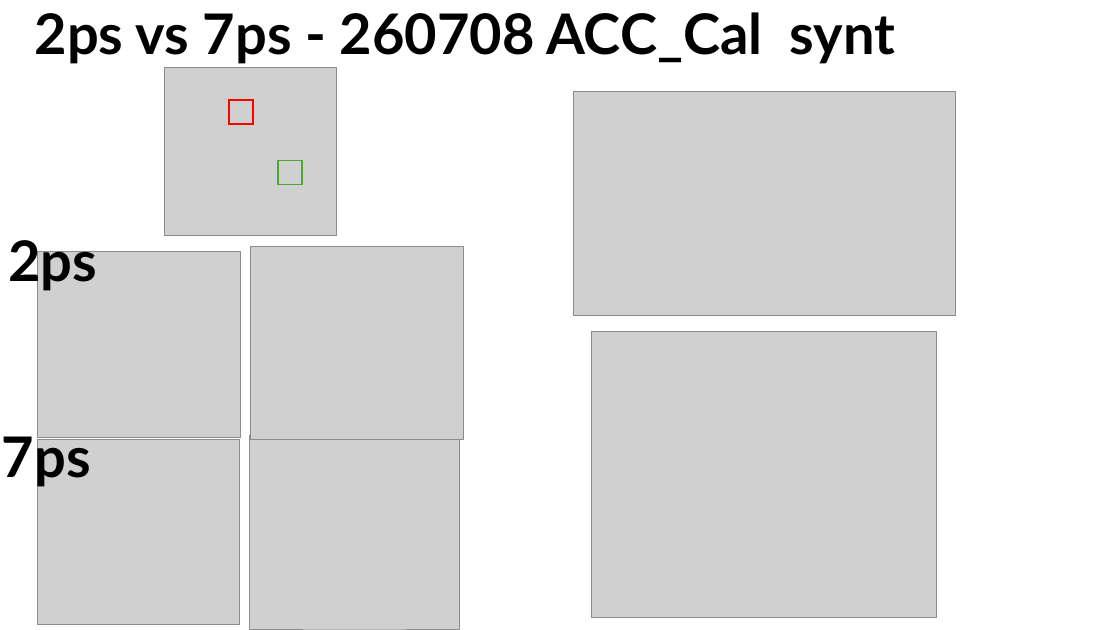
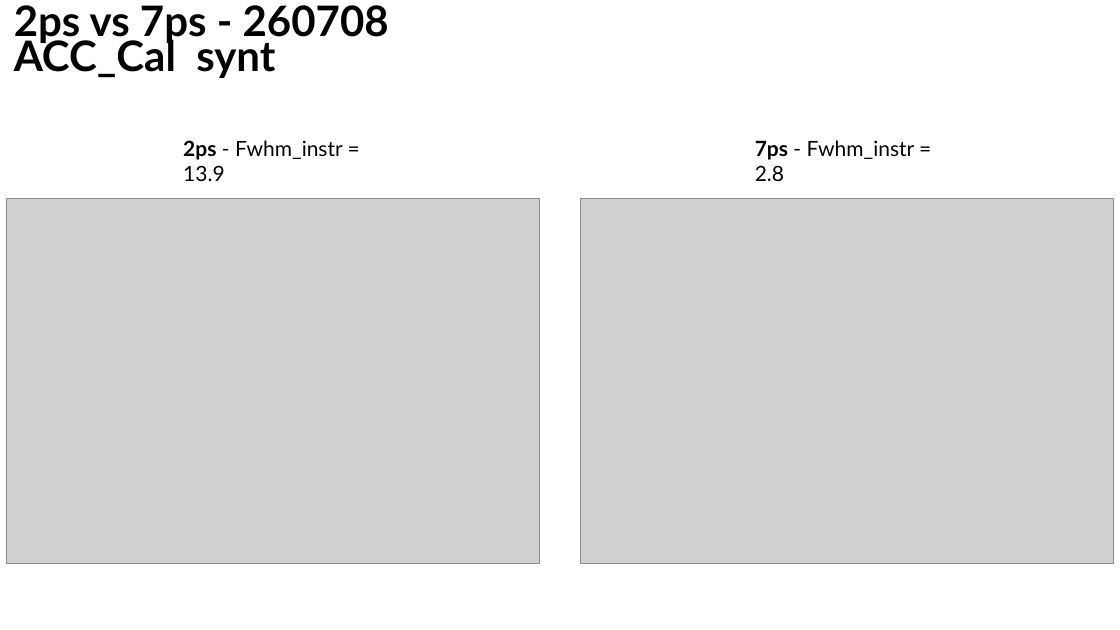
Before and after one commit to sachabuc/SRS_analysis, a slide deck: slide 9 of meetings/reu_151026_figures_papiers.pptx (slide 12 before the commit). Drawn at 1120x630 pixels with LibreOffice and Linux fonts; fonts in the diff are those of the drawing; grey boxes stand for pictures. Boxes give left, top, right and bottom in pixels: in the first picture for what was removed or moved away, otherwise in the second. Text is boxed around its words. In the diff, an @@ line names an element or a change of style, - is before the commit and + after.

Commit message:
fwhm

```diff
--- a/meetings/reu_151026_figures_papiers.pptx
+++ b/meetings/reu_151026_figures_papiers.pptx
@@ text "2ps vs 7ps - 260708 ...": place and size @@
-text "2ps vs 7ps - 260708 ..." at [35, 12, 896, 64]
+text "2ps vs 7ps - 260708 ..." at [14, 5, 389, 78]
@@ text "2ps vs 7ps - 260708 ..." at [14, 5, 389, 78]: size 48 to 36 pt @@
@@ picture removed at [165, 68, 336, 236] @@
@@ rectangle removed at [229, 100, 253, 124] @@
@@ picture removed at [573, 92, 955, 315] @@
@@ text added at [183, 140, 343, 181], 18 pt, text #000000 @@
+2ps - Fwhm_instr = 13.9
@@ text added at [755, 140, 915, 181], 18 pt, text #000000 @@
+7ps - Fwhm_instr = 2.8
@@ rectangle removed at [278, 160, 302, 185] @@
@@ picture added at [6, 198, 539, 564] @@
@@ picture added at [581, 198, 1114, 564] @@
@@ text removed at [8, 232, 97, 291] @@
-2ps
@@ picture removed at [37, 251, 241, 437] @@
@@ picture removed at [250, 246, 464, 439] @@
@@ picture removed at [592, 332, 937, 618] @@
@@ text removed at [2, 428, 91, 487] @@
-7ps
@@ picture removed at [37, 440, 239, 625] @@
@@ picture removed at [250, 435, 460, 628] @@
```
Also in this commit, not shown: 9 other slides changed, 3 slides added, 6 slides removed, 13 other files.
